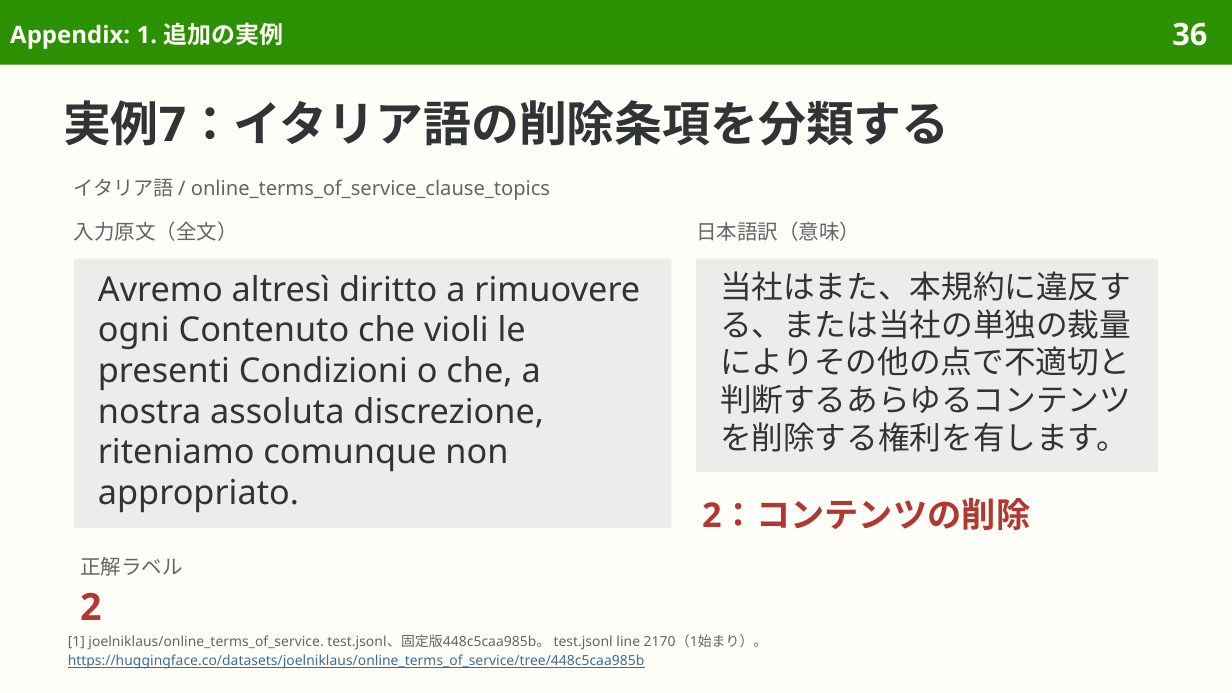
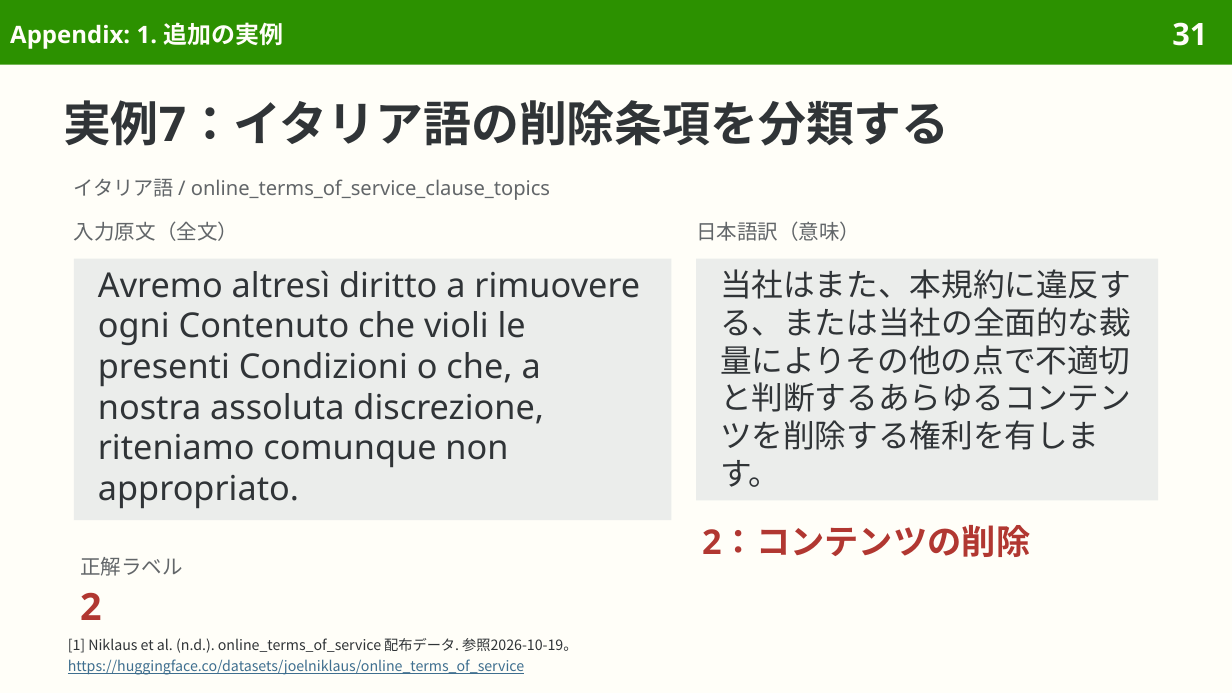
Before and after one commit to sasakiy84/datasets-in-10-minutes, a slide deck: slide 31 of slides/datasets-in-10-minutes-lextreme.pptx (slide 36 before the commit). Drawn at 1232x693 pixels with LibreOffice and Linux fonts; fonts in the diff are those of the drawing. Boxes give left, top, right and bottom in pixels: in the first picture for what was removed or moved away, otherwise in the second. Text is boxed around its words. In the diff, an @@ line names an element or a change of style, - is before the commit and + after.

Commit message:
Explain LEXTREME original multilingual legal datasets and evaluation

```diff
--- a/slides/datasets-in-10-minutes-lextreme.pptx
+++ b/slides/datasets-in-10-minutes-lextreme.pptx
@@ page number at box(1172, 22, 1207, 46): text changed @@
-36
+31
@@ rectangle "Avremo altresì diritto a rimuovere ...": place and size @@
-rectangle "Avremo altresì diritto a rimuovere ..." at box(74, 259, 671, 529)
+rectangle "Avremo altresì diritto a rimuovere ..." at box(74, 259, 671, 520)
@@ rectangle "当社はまた、本規約に違反する、または当社の全面的な裁量によりその他の点で不適切と判断するあらゆるコンテンツを削除する権利 ...": place and size @@
-rectangle "当社はまた、本規約に違反する、または当社の全面的な裁量によりその他の点で不適切と判断するあらゆるコンテンツを削除する権利 ..." at box(696, 259, 1158, 472)
+rectangle "当社はまた、本規約に違反する、または当社の全面的な裁量によりその他の点で不適切と判断するあらゆるコンテンツを削除する権利 ..." at box(696, 259, 1158, 500)
@@ text in rectangle at box(720, 269, 1131, 487): text changed @@
-当社はまた、本規約に違反する、または当社の単独の裁量によりその他の点で不適切と判断するあらゆるコンテンツを削除する権利を有します。
+当社はまた、本規約に違反する、または当社の全面的な裁量によりその他の点で不適切と判断するあらゆるコンテンツを削除する権利を有します。
@@ text "2：コンテンツの削除": place and size @@
-text "2：コンテンツの削除" at box(702, 498, 1030, 530)
+text "2：コンテンツの削除" at box(702, 525, 1030, 557)
@@ text at box(68, 638, 577, 675): text changed; size 8.1 to 8.3 pt; font Noto Sans to Noto Sans CJK JP; text colour #626669 to #3F6F8F @@
-[1] joelniklaus/online_terms_of_service. test.jsonl、固定版448c5caa985b。 test.jsonl line 2170（1始まり）。
-https://huggingface.co/datasets/joelniklaus/online_terms_of_service/tree/448c5caa985b
+[1] Niklaus et al. (n.d.). online_terms_of_service 配布データ. 参照2026-10-19。
+https://huggingface.co/datasets/joelniklaus/online_terms_of_service
```
Also in this commit, not shown: 46 other slides changed, 8 slides removed, 42 other files.
